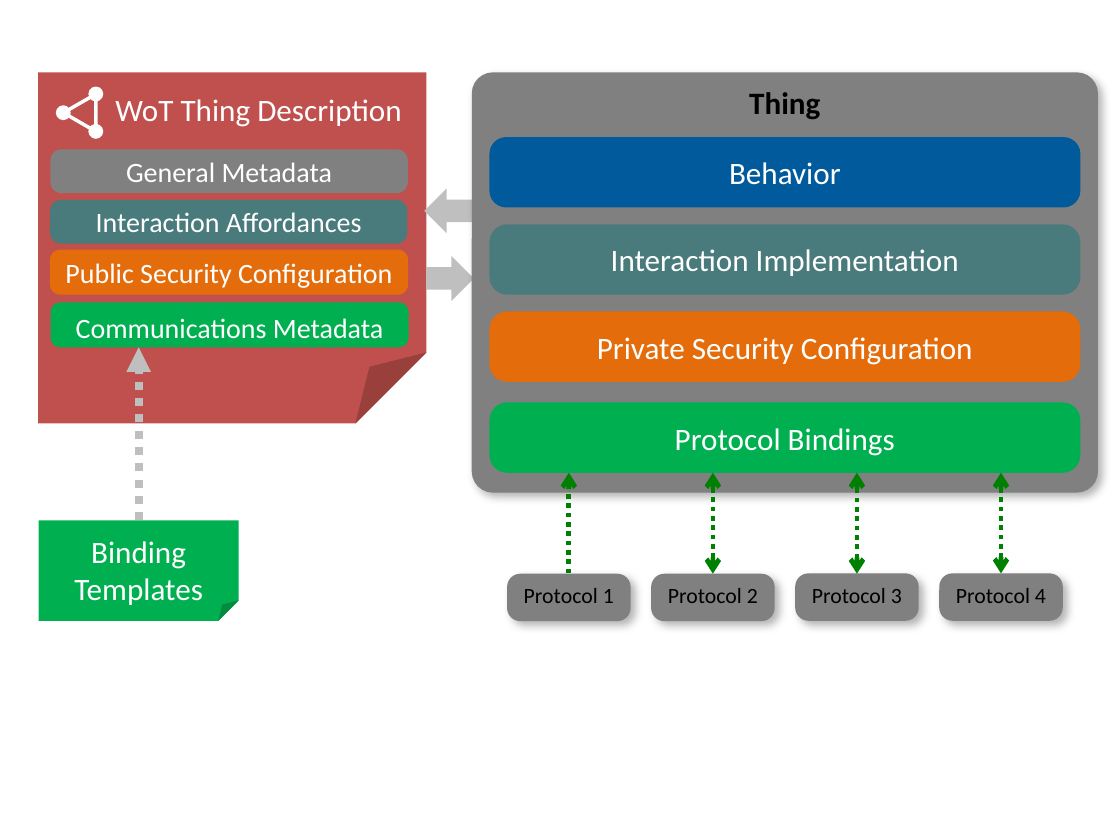
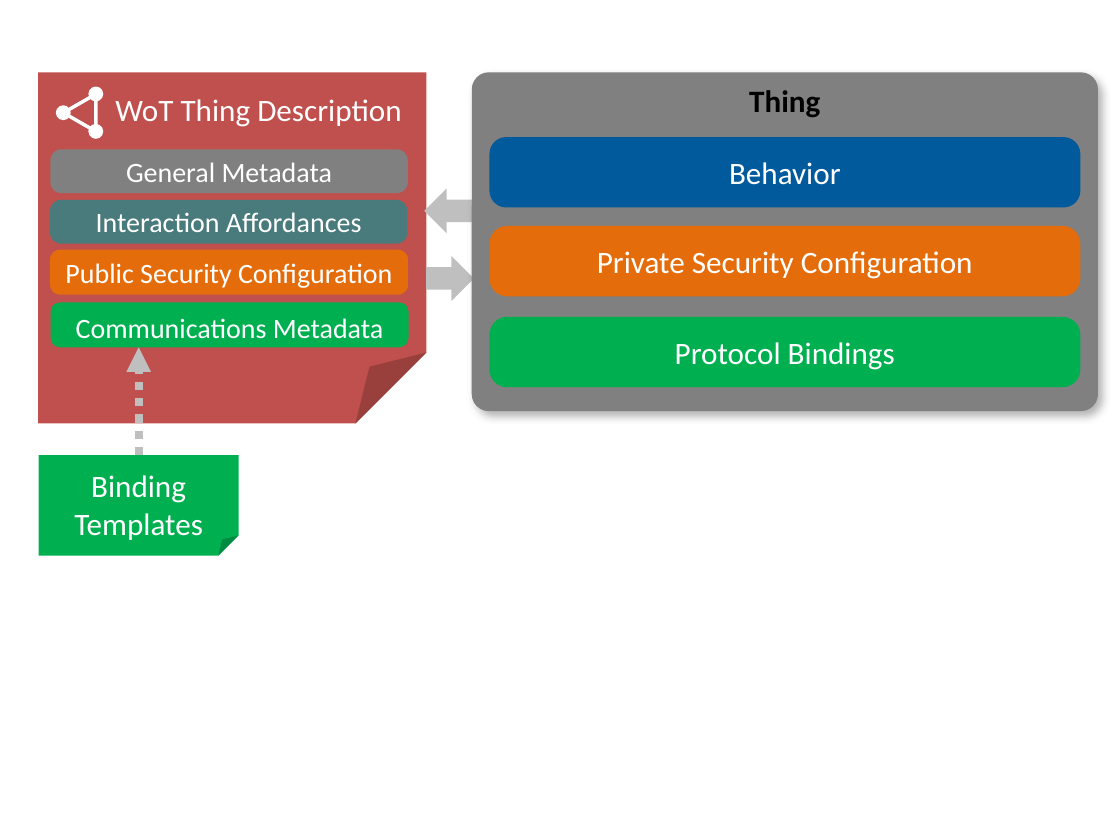
Before and after one commit to w3c/wot-architecture, a slide deck: slide 6 of images/wot-architecture-figures-new2.pptx (slide 4 before the commit). Drawn at 1120x840 pixels with LibreOffice and Linux fonts; fonts in the diff are those of the drawing. Boxes give left, top, right and bottom in pixels: in the first picture for what was removed or moved away, otherwise in the second. Text is boxed around its words. In the diff, an @@ line names an element or a change of style, - is before the commit and + after.

```diff
--- a/images/wot-architecture-figures-new2.pptx
+++ b/images/wot-architecture-figures-new2.pptx
@@ rounded rectangle "Thing": place and size @@
-rounded rectangle "Thing" at [472, 73, 1098, 493]
+rounded rectangle "Thing" at [472, 73, 1098, 412]
@@ rounded rectangle "Private Security Configuration": place and size @@
-rounded rectangle "Private Security Configuration" at [489, 311, 1081, 382]
+rounded rectangle "Private Security Configuration" at [489, 226, 1081, 297]
@@ rounded rectangle removed at [489, 224, 1081, 295] @@
-Interaction Implementation
@@ rounded rectangle "Protocol Bindings": place and size @@
-rounded rectangle "Protocol Bindings" at [489, 402, 1081, 473]
+rounded rectangle "Protocol Bindings" at [489, 317, 1081, 388]
@@ arrow moved from (139, 521) - (139, 347) to (139, 455) - (139, 347) @@
@@ folded corner "Binding Templates": place and size @@
-folded corner "Binding Templates" at [39, 521, 239, 622]
+folded corner "Binding Templates" at [39, 455, 239, 556]
@@ group removed at [507, 473, 1063, 620]: 4 rounded rectangles, 3 double arrows, 1 arrow @@
-Protocol 2
-Protocol 4
-Protocol 1
-Protocol 3
```
Also in this commit, not shown: 6 other slides changed, 2 slides added.
